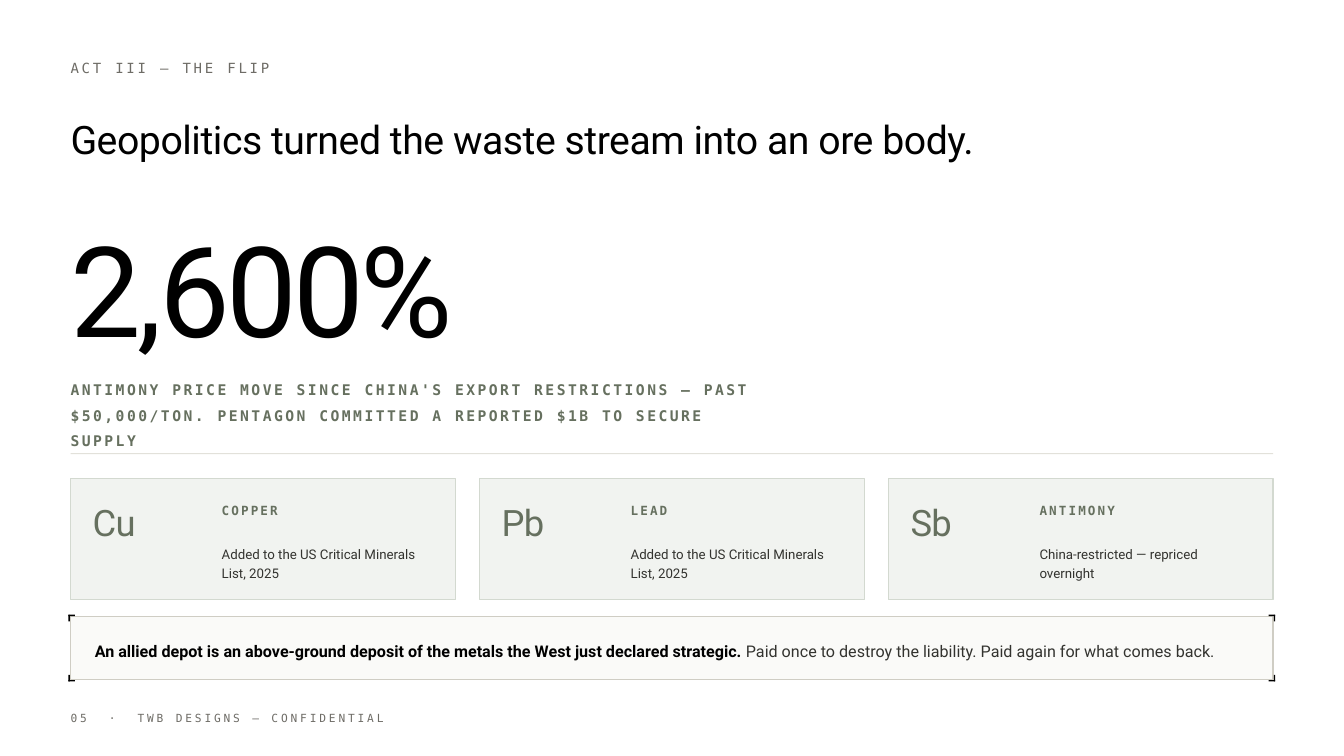
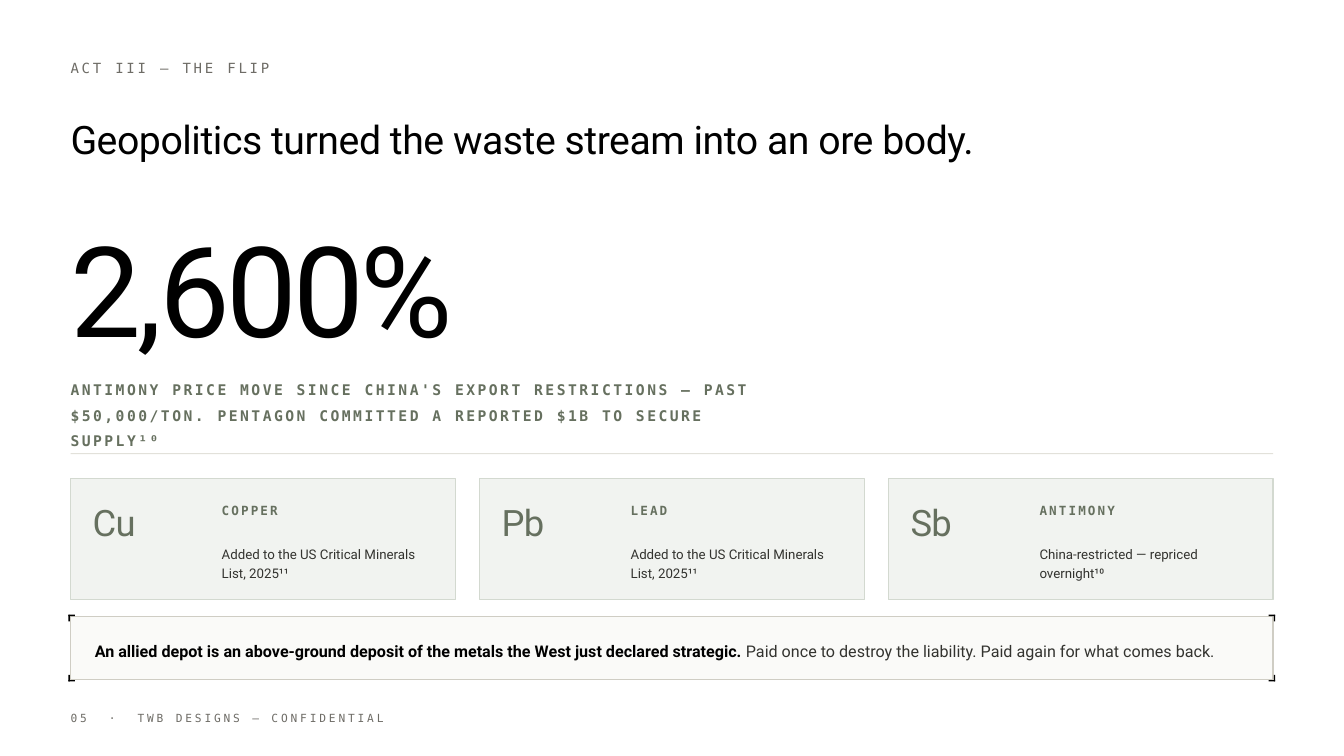
Before and after one commit to tomyouzwyshyn/TWB-Designs, a slide deck: slide 5 of deck/TWB_Investment_Deck.pptx. Drawn at 1344x756 pixels with LibreOffice and Linux fonts; fonts in the diff are those of the drawing. Boxes give left, top, right and bottom in pixels: in the first picture for what was removed or moved away, otherwise in the second. Text is boxed around its words. In the diff, an @@ line names an element or a change of style, - is before the commit and + after.

```diff
--- a/deck/TWB_Investment_Deck.pptx
+++ b/deck/TWB_Investment_Deck.pptx
@@ text at (71, 384, 747, 446): text changed @@
-ANTIMONY PRICE MOVE SINCE CHINA'S EXPORT RESTRICTIONS — PAST $50,000/TON. PENTAGON COMMITTED A REPORTED $1B TO SECURE SUPPLY
+ANTIMONY PRICE MOVE SINCE CHINA'S EXPORT RESTRICTIONS — PAST $50,000/TON. PENTAGON COMMITTED A REPORTED $1B TO SECURE SUPPLY¹⁰
@@ text at (222, 549, 415, 580): text changed @@
-Added to the US Critical Minerals List, 2025
+Added to the US Critical Minerals List, 2025¹¹
@@ text at (631, 549, 824, 580): text changed @@
-Added to the US Critical Minerals List, 2025
+Added to the US Critical Minerals List, 2025¹¹
@@ text at (1040, 549, 1198, 581): text changed @@
-China-restricted — repriced overnight
+China-restricted — repriced overnight¹⁰
```
Also in this commit, not shown: 8 other slides changed, 4 slides added, 2 slides removed.
